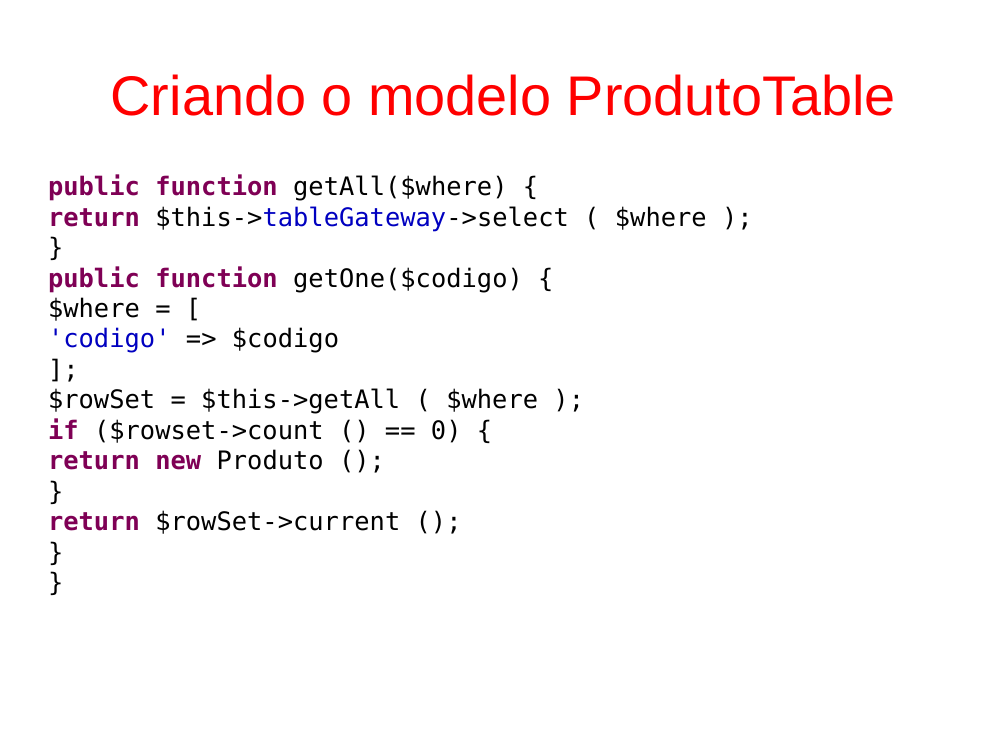
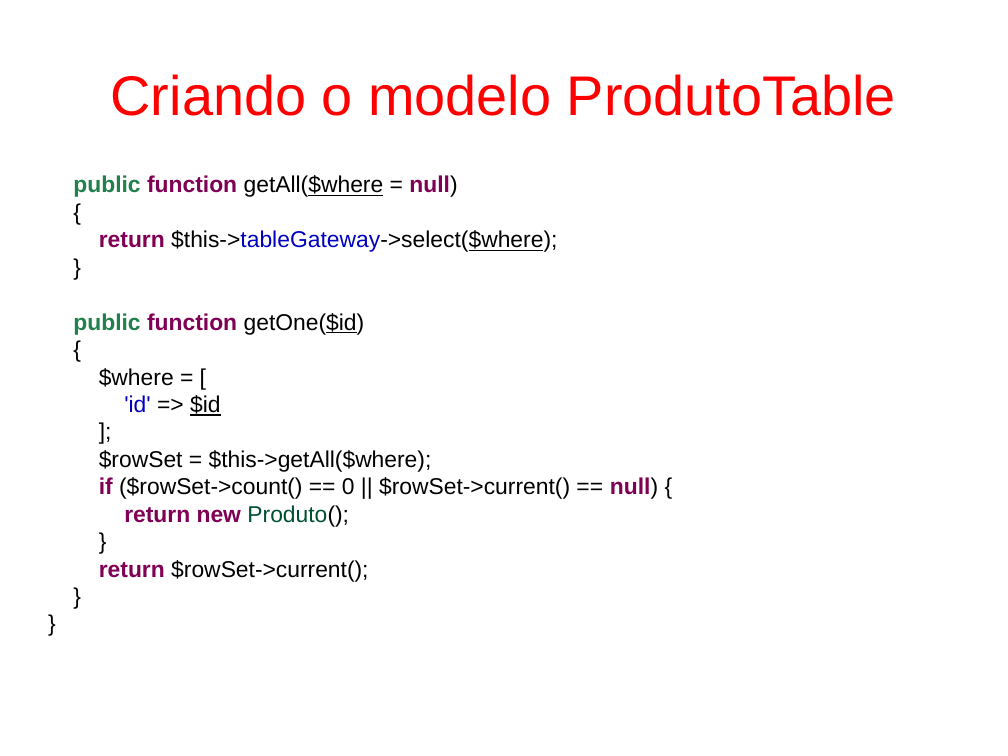
Before and after one commit to fgsl/lojasacme, a slide deck: slide 38 of docs/tutorial.odp (slide 40 before the commit). Drawn at 1008x756 pixels with LibreOffice and Linux fonts; fonts in the diff are those of the drawing. Boxes give left, top, right and bottom in pixels: in the first picture for what was removed or moved away, otherwise in the second. Text is boxed around its words. In the diff, an @@ line names an element or a change of style, - is before the commit and + after.

```diff
--- a/docs/tutorial.odp
+++ b/docs/tutorial.odp
@@ text at [73,175,557,252]: text changed; size 20 to 18 pt; font DejaVu Sans Mono to Arial @@
-public function getAll($where) {
-return $this->tableGateway->select ( $where );
+public function getAll($where = null)
+{
+return $this->tableGateway->select($where);
@@ text at [73,313,365,335]: text changed; size 20 to 18 pt; font DejaVu Sans Mono to Arial; bold on @@
-public function getOne($codigo) {
+public function getOne($id)
+{
@@ text at [99,368,174,387]: size 20 to 18 pt, font DejaVu Sans Mono to Arial in "}", "$where = [", "];", "}" and 2 more places @@
@@ text at [124,395,220,416]: text changed; size 20 to 18 pt; font DejaVu Sans Mono to Arial @@
-'codigo' => $codigo
+'id' => $id
@@ text at [99,450,658,527]: text changed; size 20 to 18 pt; font DejaVu Sans Mono to Arial @@
-$rowSet = $this->getAll ( $where );
-if ($rowset->count () == 0) {
-return new Produto ();
+$rowSet = $this->getAll($where);
+if ($rowSet->count() == 0 || $rowSet->current() == null) {
+return new Produto();
@@ text at [99,560,368,582]: text changed; size 20 to 18 pt; font DejaVu Sans Mono to Arial @@
-return $rowSet->current ();
+return $rowSet->current();
```
Also in this commit, not shown: 53 other slides changed, 12 slides added, 12 slides removed.
